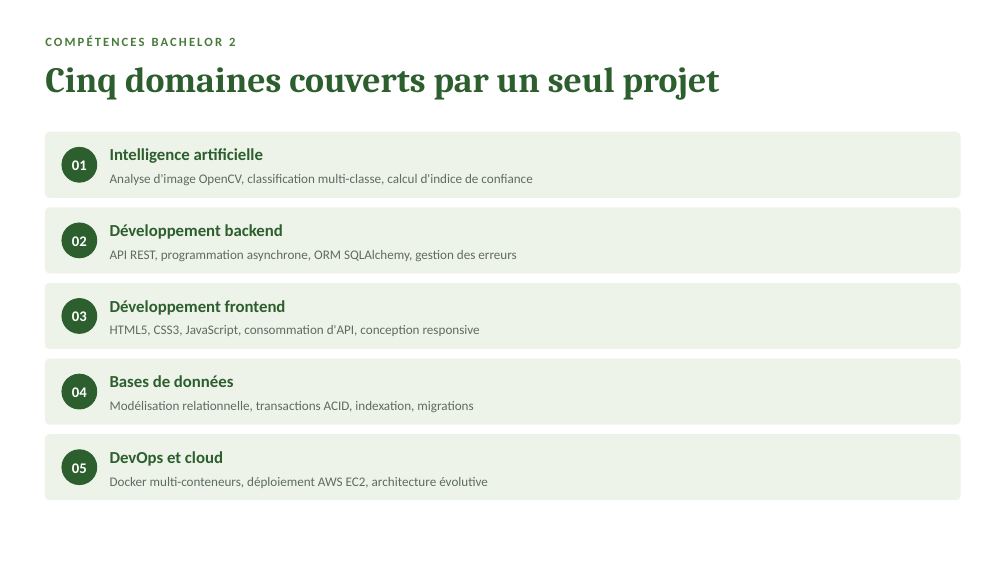
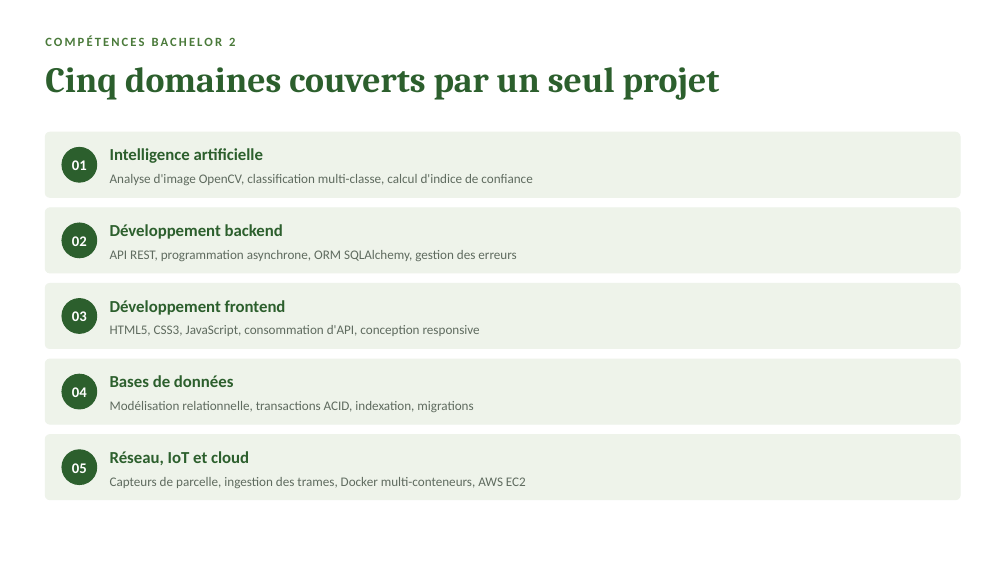
Before and after one commit to Antonito35/diagnositique-plante, a slide deck: slide 14 of SOUTENANCE.pptx (slide 13 before the commit). Drawn at 1008x567 pixels with LibreOffice and Linux fonts; fonts in the diff are those of the drawing. Boxes give left, top, right and bottom in pixels: in the first picture for what was removed or moved away, otherwise in the second. Text is boxed around its words. In the diff, an @@ line names an element or a change of style, - is before the commit and + after.

```diff
--- a/SOUTENANCE.pptx
+++ b/SOUTENANCE.pptx
@@ text at (110, 451, 249, 465): text changed @@
-DevOps et cloud
+Réseau, IoT et cloud
@@ text at (110, 477, 526, 488): text changed @@
-Docker multi-conteneurs, déploiement AWS EC2, architecture évolutive
+Capteurs de parcelle, ingestion des trames, Docker multi-conteneurs, AWS EC2
```
Also in this commit, not shown: 5 other slides changed, 2 slides added, 1 slide removed, 1 other file.
